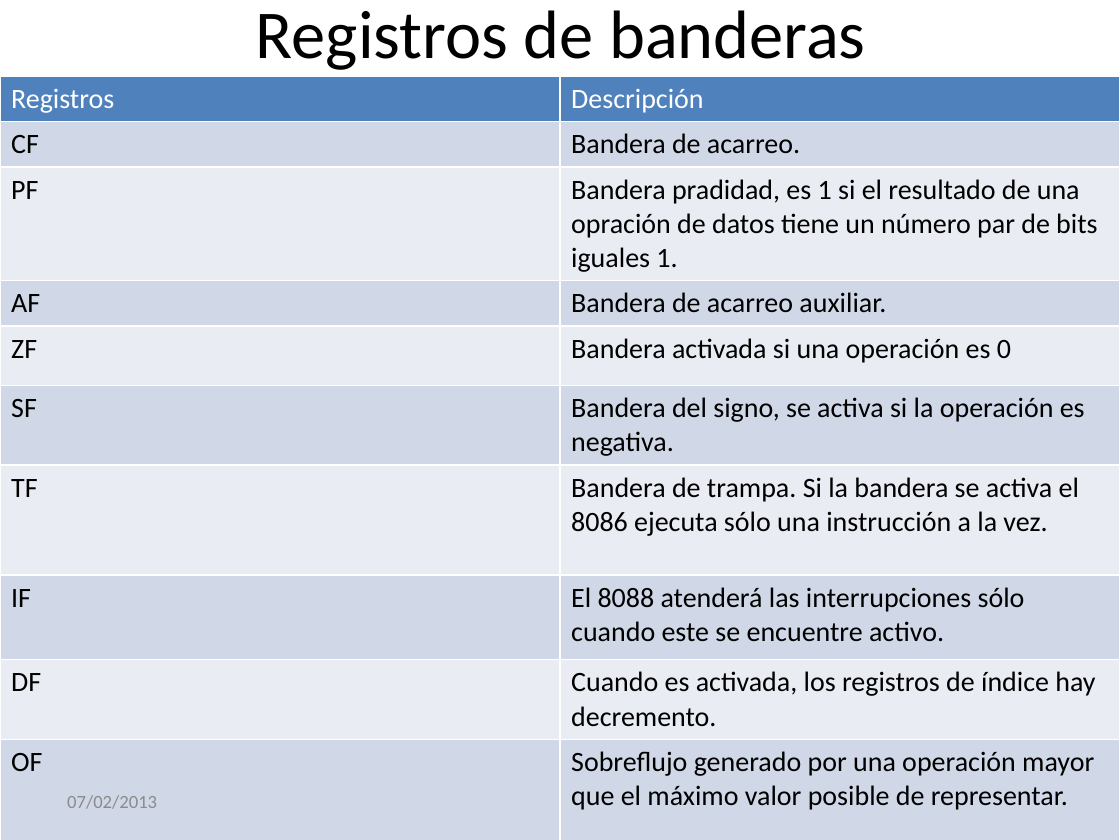
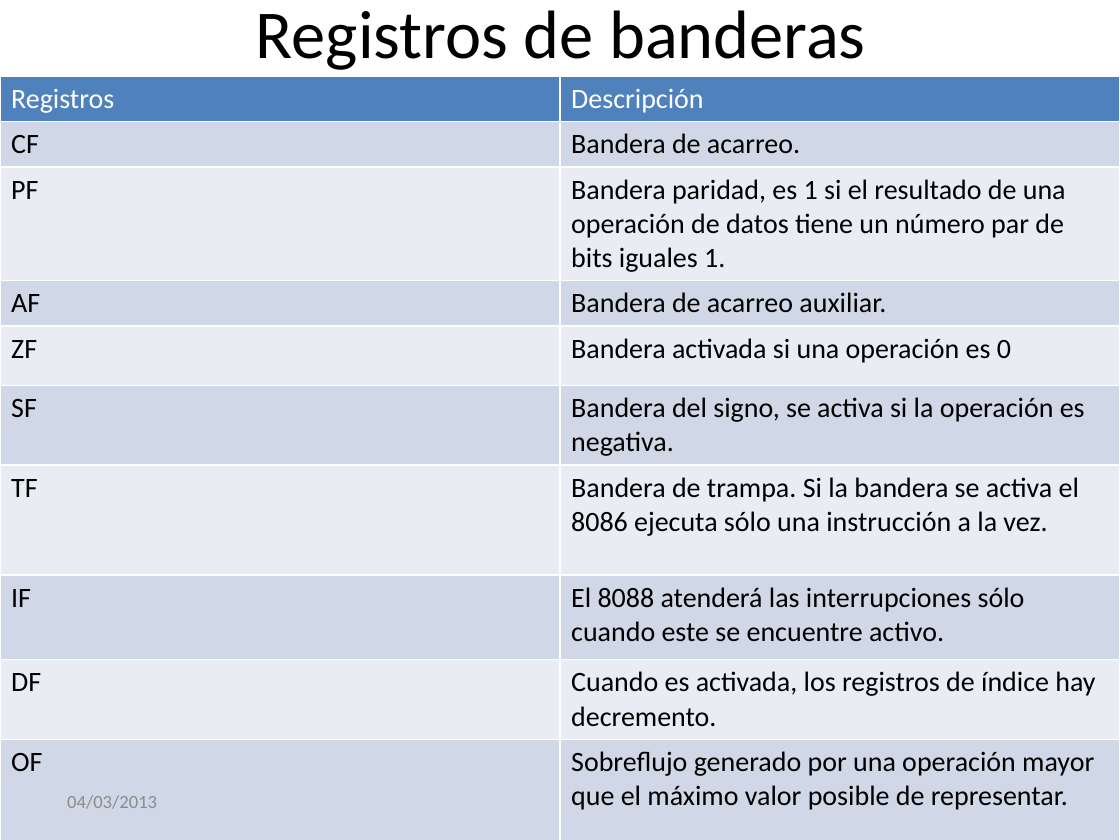
Before and after one commit to servkey/acii, a slide deck: slide 20 of Semana3/3_Conceptos básicos.pptx. Drawn at 1120x840 pixels with LibreOffice and Linux fonts; fonts in the diff are those of the drawing. Boxes give left, top, right and bottom in pixels: in the first picture for what was removed or moved away, otherwise in the second. Text is boxed around its words. In the diff, an @@ line names an element or a change of style, - is before the commit and + after.

```diff
--- a/Semana3/3_Conceptos básicos.pptx
+++ b/Semana3/3_Conceptos básicos.pptx
@@ table at [0,76,1120,836] @@
-row 3, column 2: Bandera pradidad, es 1 si el resultado de una opración de datos tiene un número par de bits iguales 1.
+row 3, column 2: Bandera paridad, es 1 si el resultado de una operación de datos tiene un número par de bits iguales 1.
@@ text at [67,795,157,809]: text changed @@
-07/02/2013
+04/03/2013
```
Also in this commit, not shown: 35 other slides changed.
